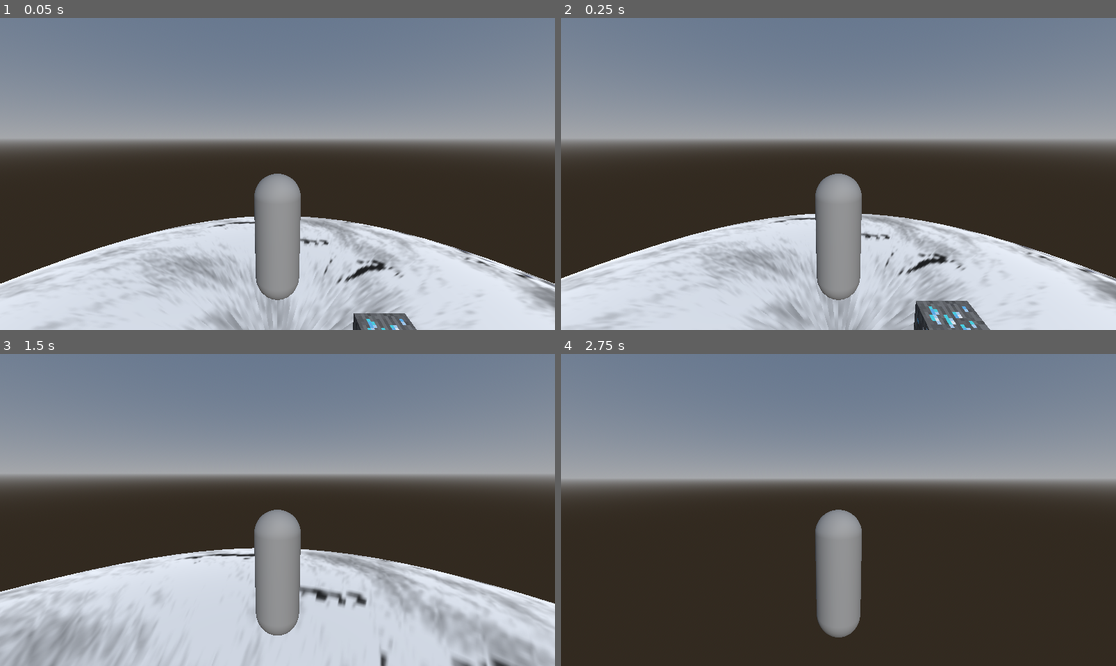
Above: before the commit, frames 1-4 (two rows, left to right).
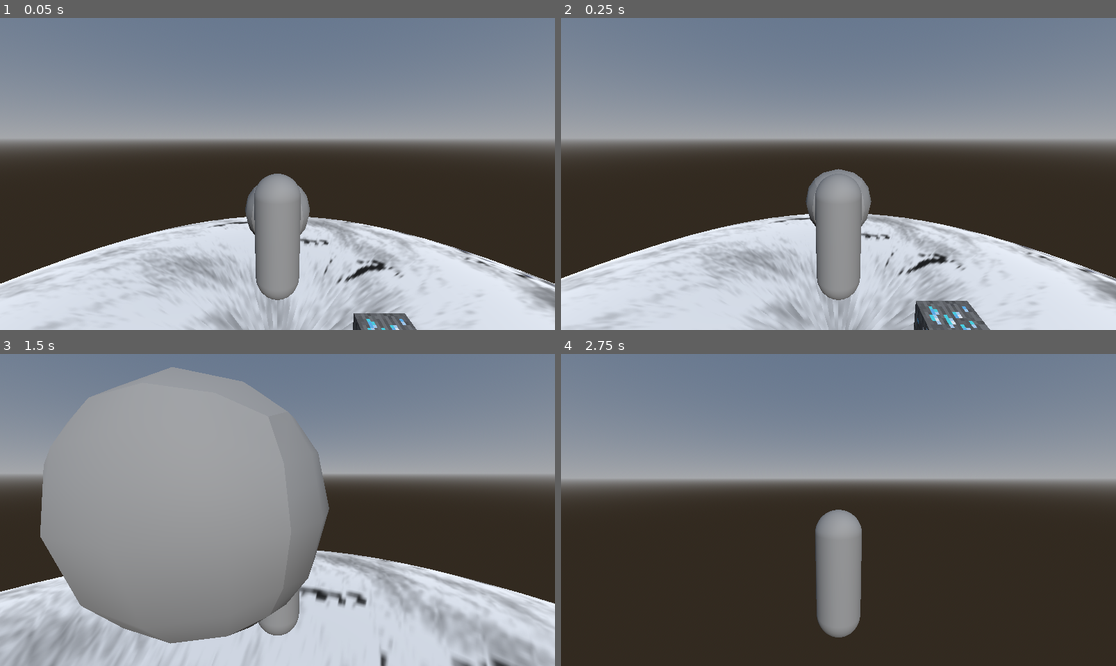
Above: after the commit, the same moments.

Repository: cfig0219/Master-s-Capstone---Voxel-Planets
Game: Godot game, scene res://SphereMesh.tscn
Same seed, same stepped clock (60 frames per second), same inputs: the game is played once before the commit and once after it.
Inputs (mouse positions are in pixels of both pictures, inside the frame that each line leads up to):
- Up to frame 1 (0.05 s): no input
- Up to frame 2 (0.25 s): no input
- Up to frame 3 (1.5 s): move the mouse to (305, 510) at 0.52 s; hold W (move_forward) from 0.53 s (still down); move the mouse to (249, 510) at 1.27 s
- Up to frame 4 (2.75 s): keep holding W (move_forward); move the mouse to (849, 503) at 2.02 s

The runs differ from the first frame. In frame 1, 0.3% of the frame differs, in the area x 44-56%, y 53-70%; in frame 2, 0.5%; in frame 3, 27%, in the area x 7-60%, y 4-93%; in frame 4, nothing differs.

Commit message:
Add files via upload

Diff:
--- a/GodotMeshPlanet/SphereMesh.tscn
+++ b/GodotMeshPlanet/SphereMesh.tscn
@@ -1,9 +1,10 @@
-[gd_scene load_steps=11 format=3 uid="uid://dh8fgrk1kre7w"]
+[gd_scene load_steps=12 format=3 uid="uid://dh8fgrk1kre7w"]
 
 [ext_resource type="PackedScene" uid="uid://bc1ybeq5cfbir" path="res://player.tscn" id="1_acxah"]
 [ext_resource type="Texture2D" uid="uid://bq6ti2wi0ap43" path="res://Textures/AraratMap.png" id="2_846kv"]
 [ext_resource type="Texture2D" uid="uid://eul2de2y8j10" path="res://Textures/Diamond.png" id="3_e07nk"]
 [ext_resource type="Texture2D" uid="uid://dutvscl23xls0" path="res://Textures/Dirt.png" id="4_dk8gy"]
+[ext_resource type="PackedScene" uid="uid://c2w8sn7mdsgfs" path="res://MeshPlanet.tscn" id="5_8obmx"]
 
 [sub_resource type="ProceduralSkyMaterial" id="ProceduralSkyMaterial_wykys"]
 
@@ -58,3 +59,6 @@
 transform = Transform3D(1, 0, 0, 0, 1, 0, 0, 0, 1, 2, 39.5169, 1)
 operation = 2
 material = SubResource("StandardMaterial3D_nd1u3")
+
+[node name="Planet" parent="." instance=ExtResource("5_8obmx")]
+transform = Transform3D(1, 0, 0, 0, 1, 0, 0, 0, 1, 0, 10, -3)
